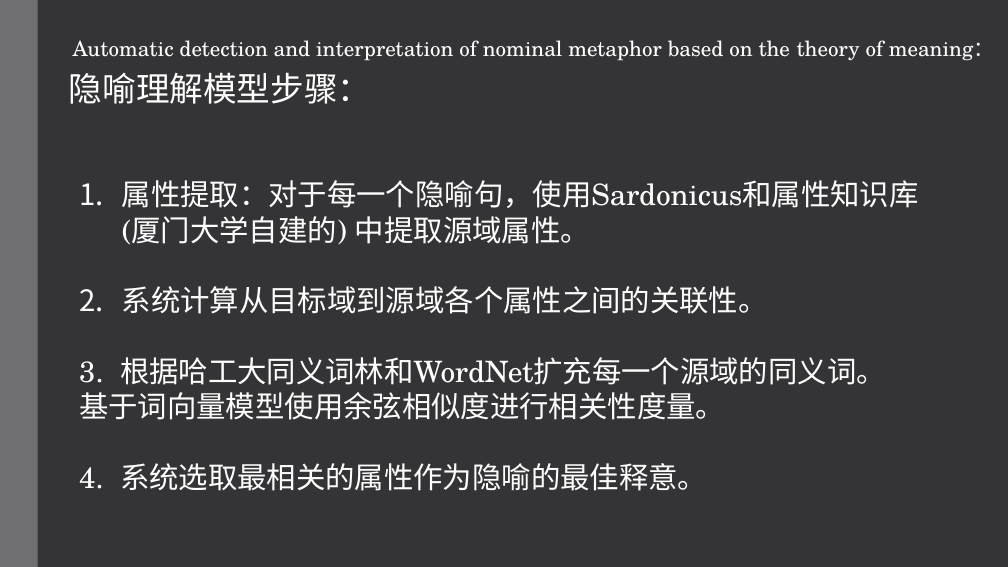
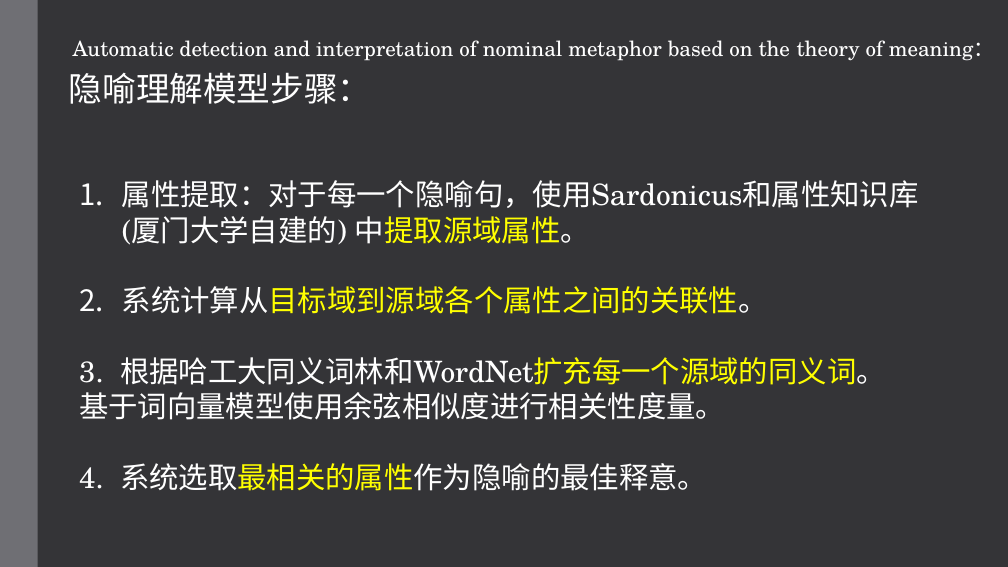
Before and after one commit to hixiaotian/metaphor_detection, a slide deck: slide 15 of 教学/20200809 metaphor interpretation.pptx (slide 12 before the commit). Drawn at 1008x567 pixels with LibreOffice and Linux fonts; fonts in the diff are those of the drawing. Boxes give left, top, right and bottom in pixels: in the first picture for what was removed or moved away, otherwise in the second. Text is boxed around its words. In the diff, an @@ line names an element or a change of style, - is before the commit and + after.

```diff
--- a/教学/20200809 metaphor interpretation.pptx
+++ b/教学/20200809 metaphor interpretation.pptx
@@ text at (79,180,919,491): text colour #FFFFFF to #FFFF00 in "中提取源域属性。", "系统计算从目标域到源域各个属性之间的关联性。", "根据哈工大同义词林和WordNet扩充每一个源域的同义词。", "系统选取最相关的属性作为隐喻的最佳释意。" @@
```
Also in this commit, not shown: 5 other slides changed, 10 slides added, 3 slides removed.
